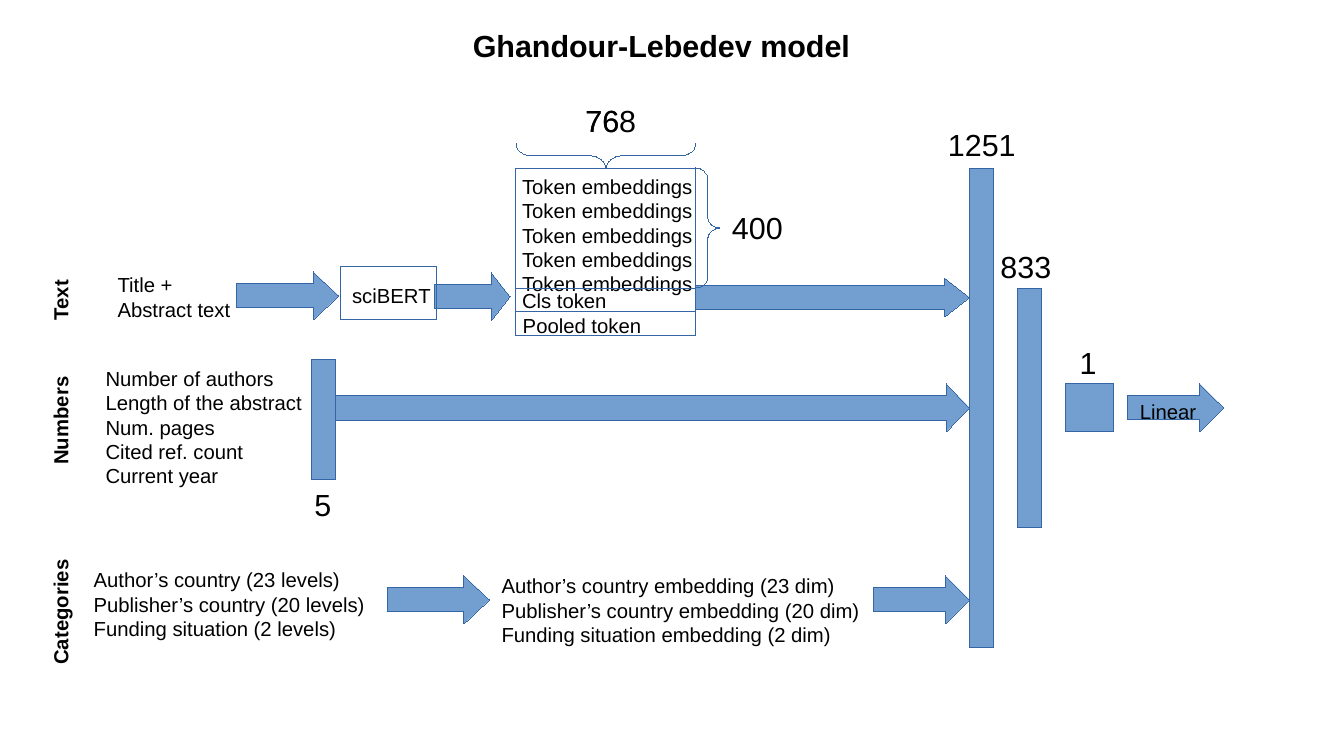
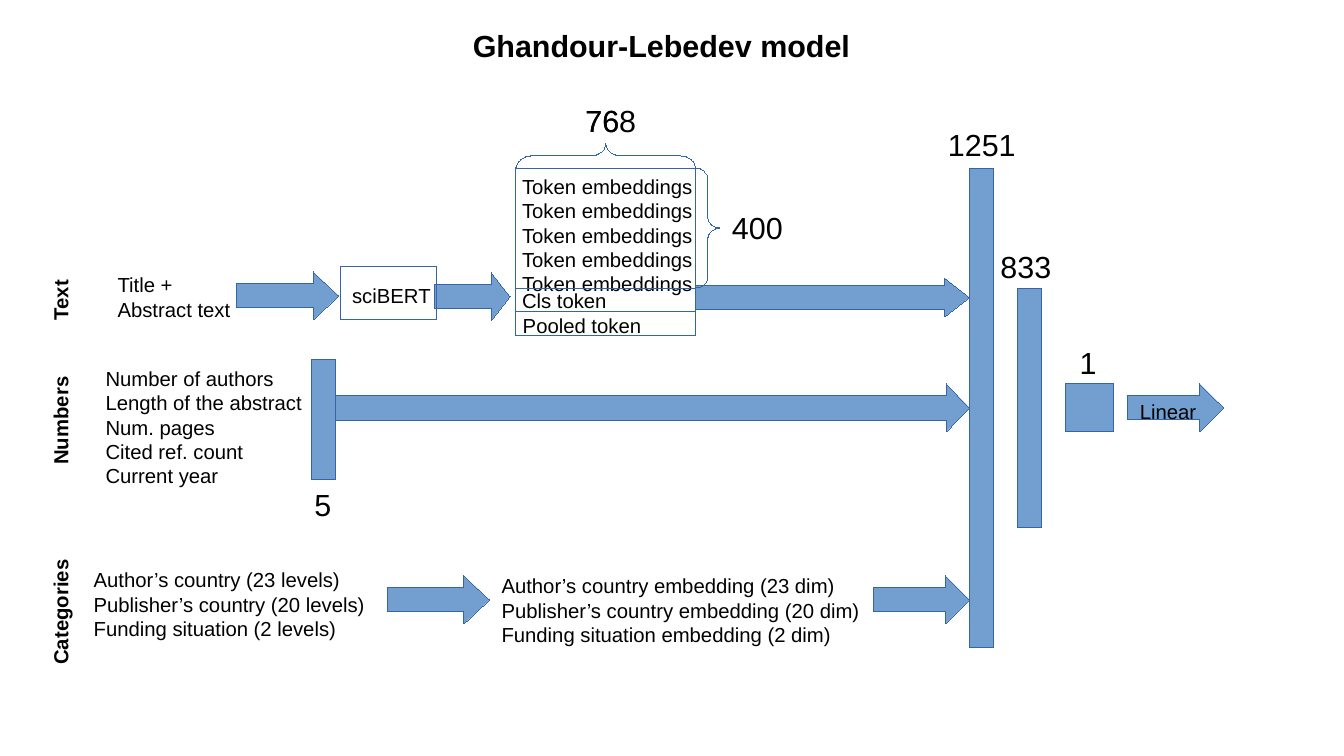
Before and after one commit to ArtemChemist/w266_project, a slide deck: slide 3 of report_latex/Presentation.ppt. Drawn at 1344x756 pixels with LibreOffice and Linux fonts; fonts in the diff are those of the drawing. Boxes give left, top, right and bottom in pixels: in the first picture for what was removed or moved away, otherwise in the second. Text is boxed around its words. In the diff, an @@ line names an element or a change of style, - is before the commit and + after.

```diff
--- a/report_latex/Presentation.ppt
+++ b/report_latex/Presentation.ppt
@@ freeform shape at (516, 144, 696, 168): rotation 270 to 90 degrees; outline redrawn @@
```
Also in this commit, not shown: 1 other file.
